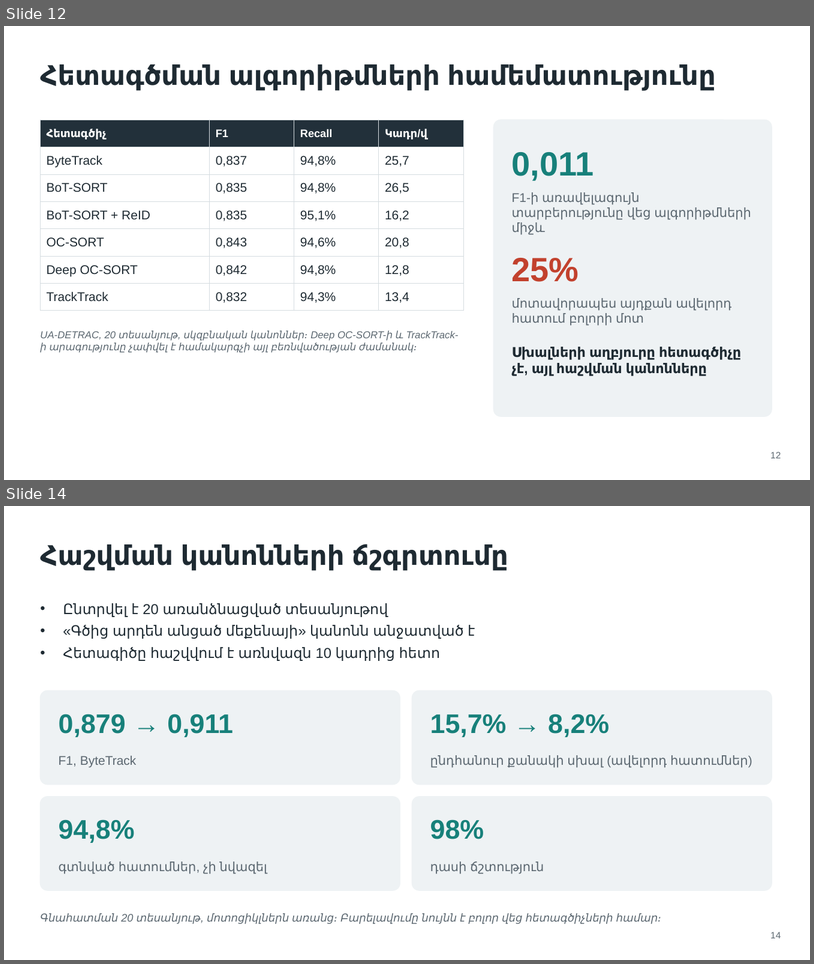
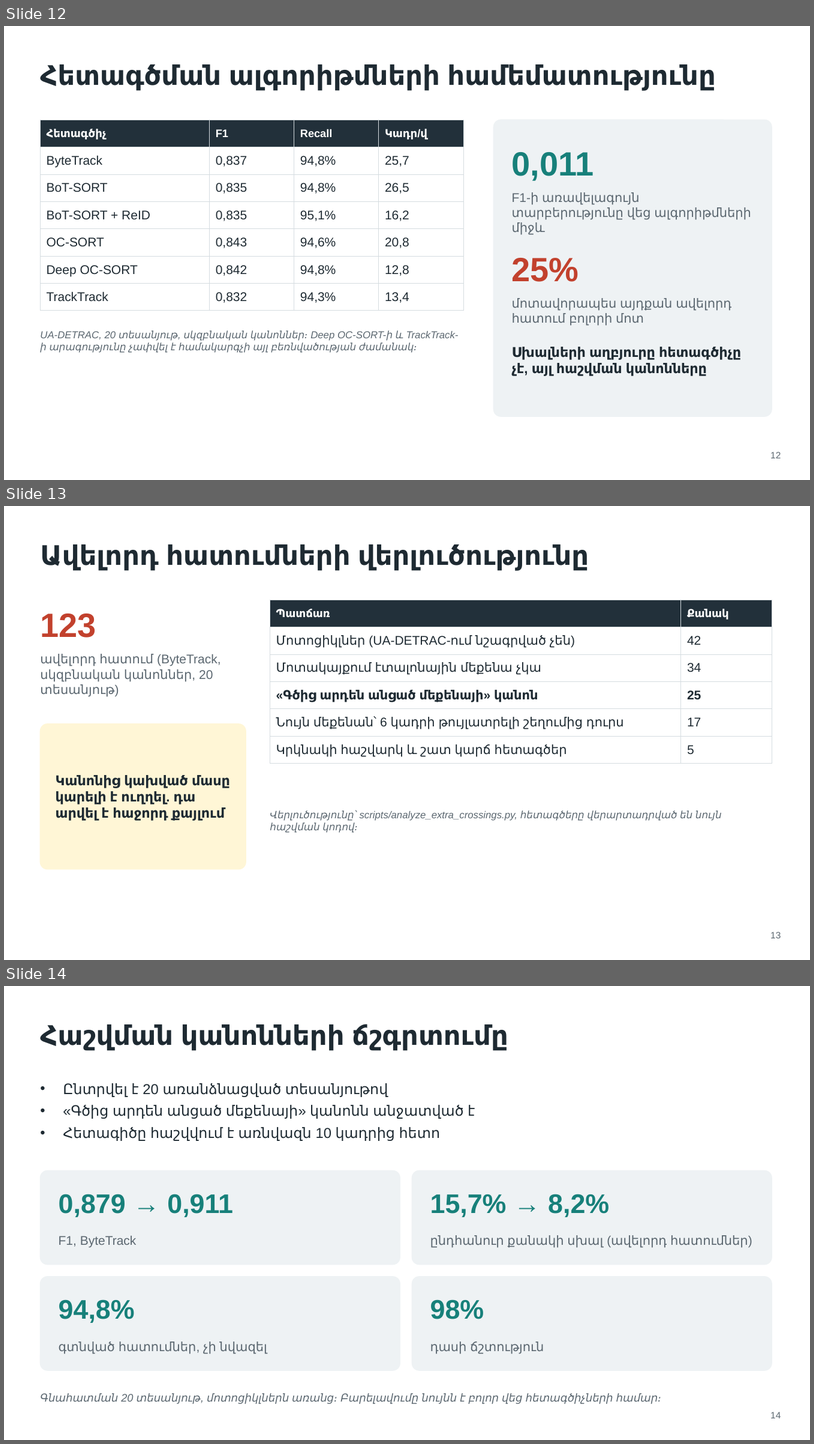
Before and after one commit to marrr862/traffic-cnn, a slide deck: thesis/presentation/DEFENSE.pptx. Shown one above the other, each under a label of ours: slides 12 and 14 before the commit, slides 12, 13 and 14 after it; the slides between them are not shown. The pictures are 814x964 and 814x1444 pixels, drawn with LibreOffice and Linux fonts; fonts in the diff are those of the drawing. Boxes give left, top, right and bottom in pixels: in the first picture for what was removed or moved away, otherwise in the second. Text is boxed around its words. In the diff, an @@ line names an element or a change of style, - is before the commit and + after.

```diff
--- a/thesis/presentation/DEFENSE.pptx
+++ b/thesis/presentation/DEFENSE.pptx
@@ slide 13 added at (x1=4, y1=506, x2=810, y2=960), background #FFFFFF @@
@@ title added at (x1=40, y1=544, x2=589, y2=571), 32 pt, text #1E2A32, bold @@
+Ավելորդ հատումների վերլուծությունը
@@ text added at (x1=40, y1=613, x2=96, y2=637), 40 pt, text #C2412D, bold @@
+123
@@ table added at (x1=270, y1=600, x2=772, y2=759), 6 rows, 2 columns @@
+Պատճառ | Քանակ
+Մոտոցիկլներ (UA-DETRAC-ում նշագրված չեն) | 42
+Մոտակայքում էտալոնային մեքենա չկա | 34
+«Գծից արդեն անցած մեքենայի» կանոն | 25
+Նույն մեքենան՝ 6 կադրի թույլատրելի շեղումից դուրս | 17
+Կրկնակի հաշվարկ և շատ կարճ հետագծեր | 5
@@ text added at (x1=40, y1=654, x2=221, y2=697), 15 pt, text #5B6770 @@
+ավելորդ հատում (ByteTrack, սկզբնական կանոններ, 20 տեսանյութ)
@@ rounded rectangle added at (x1=40, y1=724, x2=246, y2=869), fill #FFF6D6, outline #FFF6D6 1 pt @@
@@ text added at (x1=56, y1=775, x2=230, y2=820), 16 pt, text #1E2A32, bold @@
+Կանոնից կախված մասը կարելի է ուղղել. դա արվել է հաջորդ քայլում
@@ text added at (x1=270, y1=810, x2=722, y2=832), 12 pt, text #5B6770, italic @@
+Վերլուծությունը՝ scripts/analyze_extra_crossings.py, հետագծերը վերարտադրված են նույն հաշվման կոդով։
@@ page number added at (x1=771, y1=931, x2=781, y2=938), 11 pt, text #5B6770 @@
+13
```
Also in this commit, not shown: 1 slide removed, 15 other files.
